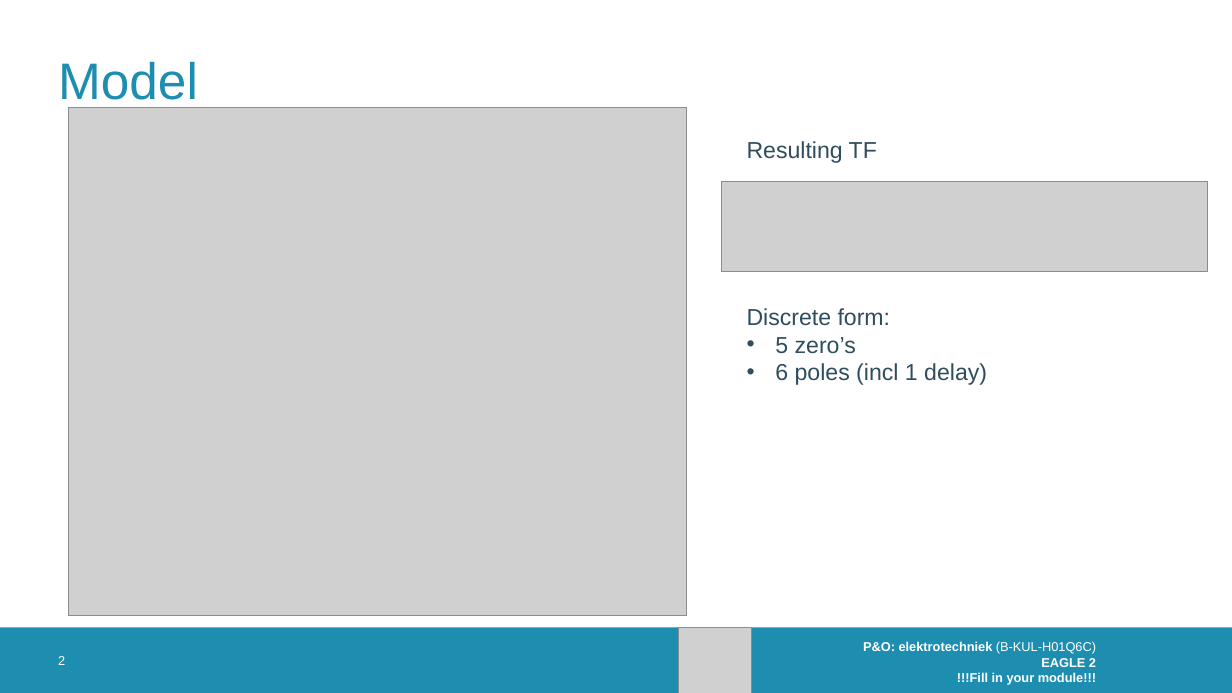
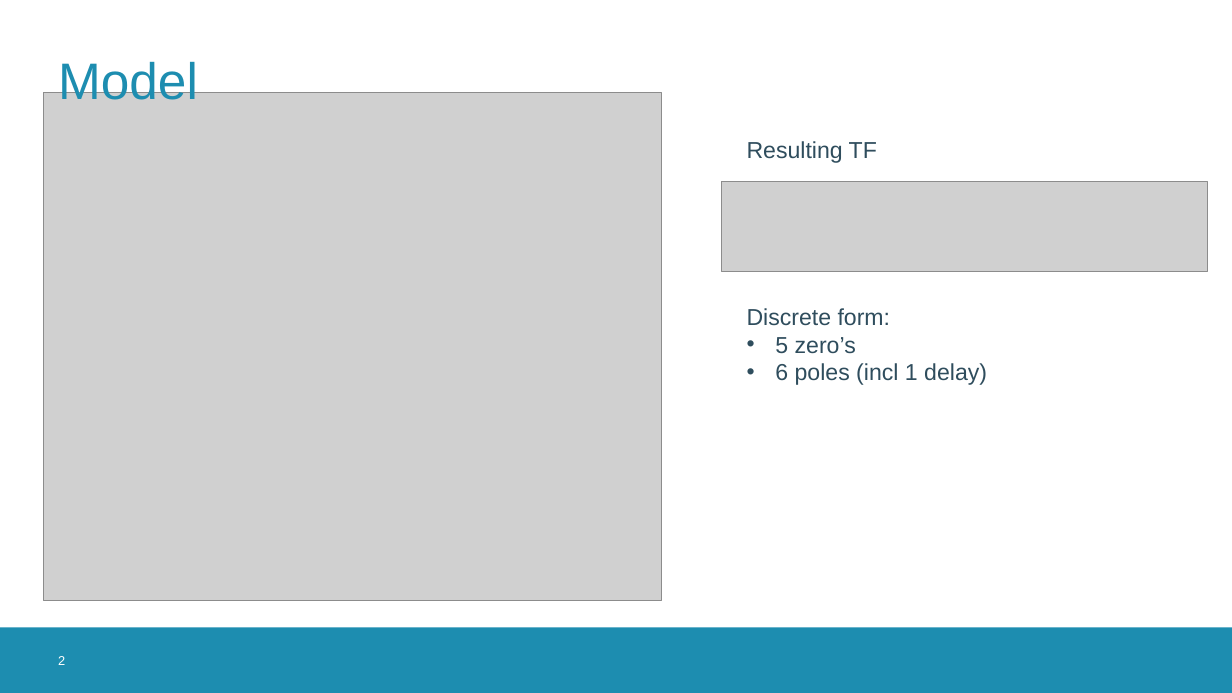
Before and after one commit to KarelSmets00/mecotron_assignment, a slide deck: slide 2 of Assignment 1/FB1_12112021.pptx. Drawn at 1232x693 pixels with LibreOffice and Linux fonts; fonts in the diff are those of the drawing; grey boxes stand for pictures; background and template pictures are left out. Boxes give left, top, right and bottom in pixels: in the first picture for what was removed or moved away, otherwise in the second. Text is boxed around its words. In the diff, an @@ line names an element or a change of style, - is before the commit and + after.

Commit message:
ppt update

```diff
--- a/Assignment 1/FB1_12112021.pptx
+++ b/Assignment 1/FB1_12112021.pptx
@@ picture: place and size @@
-picture at <box>68,107,687,616</box>
+picture at <box>43,92,662,601</box>
@@ picture removed at <box>679,628,752,693</box> @@
@@ text removed at <box>863,641,1096,685</box> @@
-P&O: elektrotechniek (B-KUL-H01Q6C)
-EAGLE 2
-!!!Fill in your module!!!
```
Also in this commit, not shown: 8 other slides changed.
